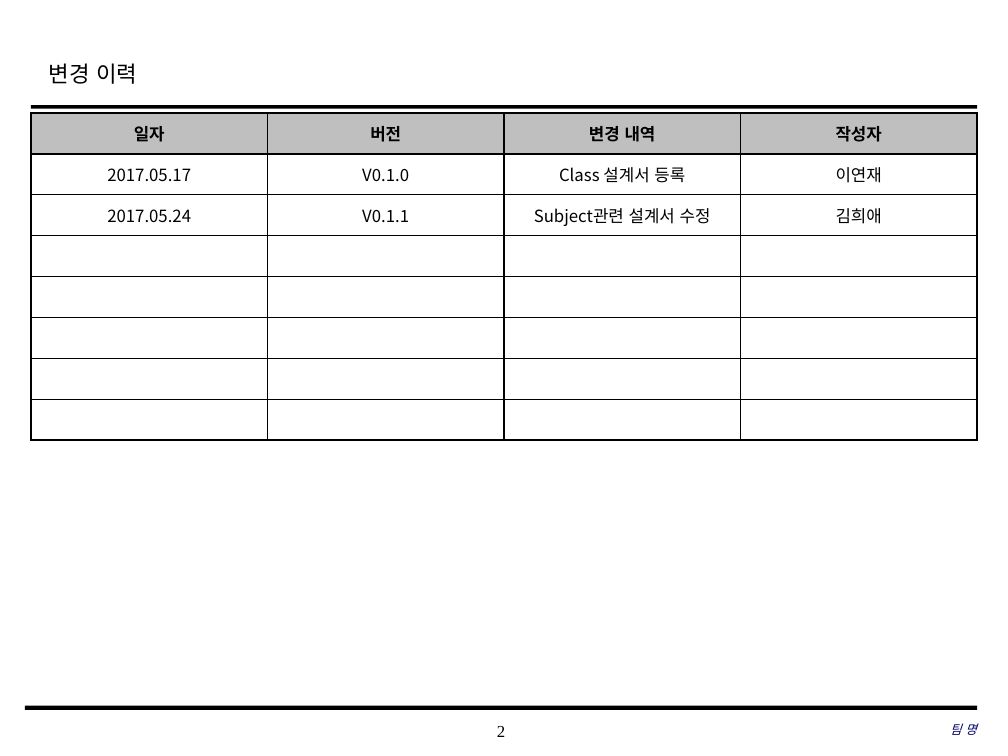
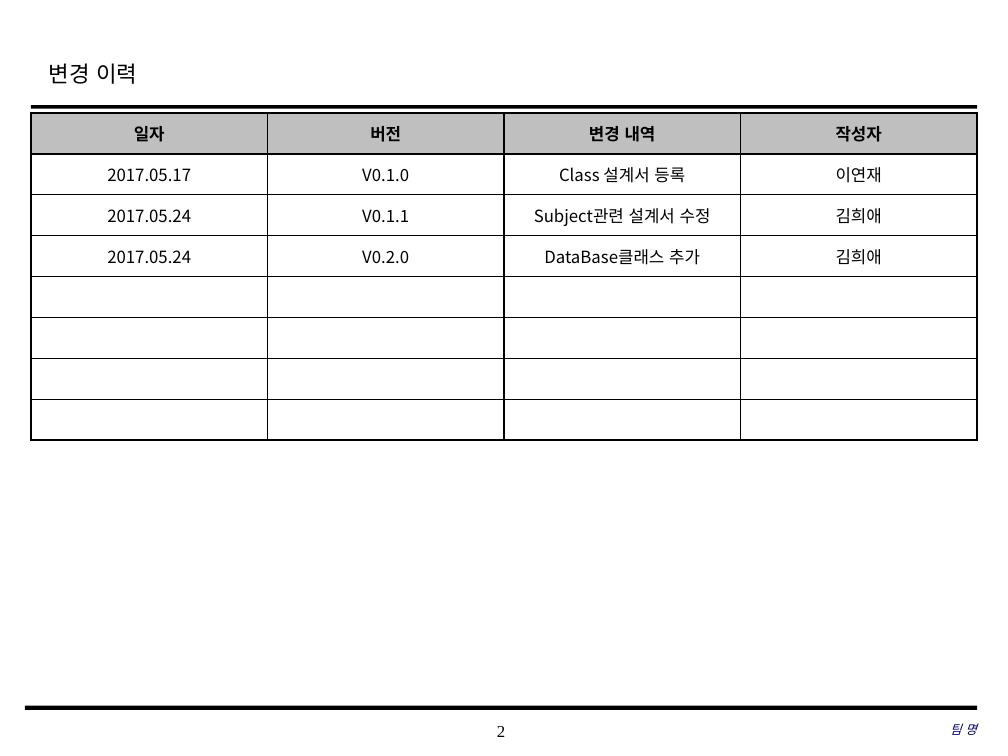
Before and after one commit to SE-admin/7, a slide deck: slide 2 of doc/3_ 설계서/Class Design.pptx. Drawn at 1008x756 pixels with LibreOffice and Linux fonts; fonts in the diff are those of the drawing; background and template pictures are left out. Boxes give left, top, right and bottom in pixels: in the first picture for what was removed or moved away, otherwise in the second. Text is boxed around its words. In the diff, an @@ line names an element or a change of style, - is before the commit and + after.

Commit message:
3_설계서 |doc |DataBase클래스 추가

```diff
--- a/doc/3_ 설계서/Class Design.pptx
+++ b/doc/3_ 설계서/Class Design.pptx
@@ table at bbox=[31, 113, 979, 439] @@
+row 4: 2017.05.24 | V0.2.0 | DataBase클래스 추가 | 김희애
-row 8:  |  |  | 
```
Also in this commit, not shown: 1 slide added, 1 slide removed.
